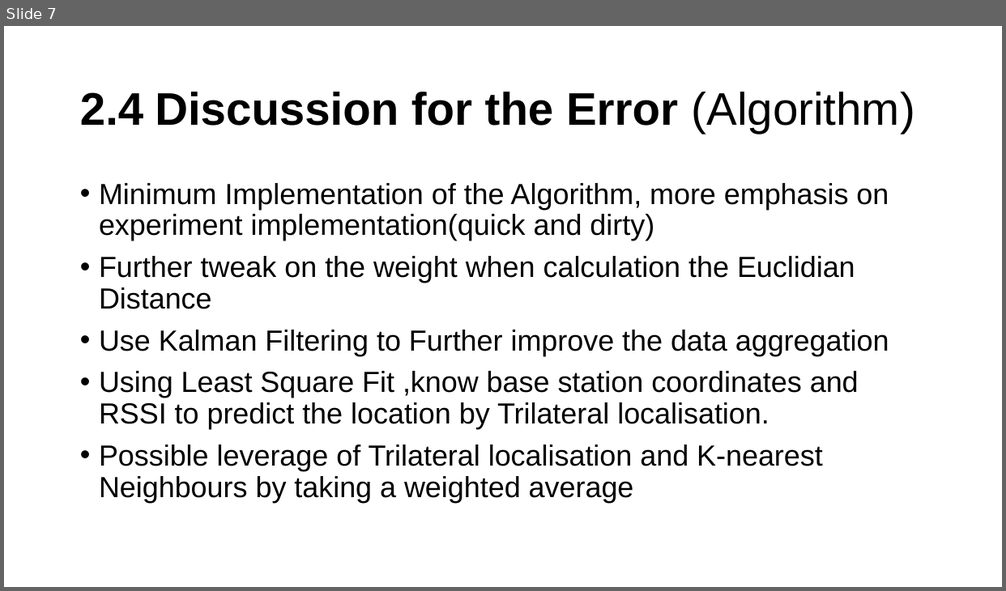
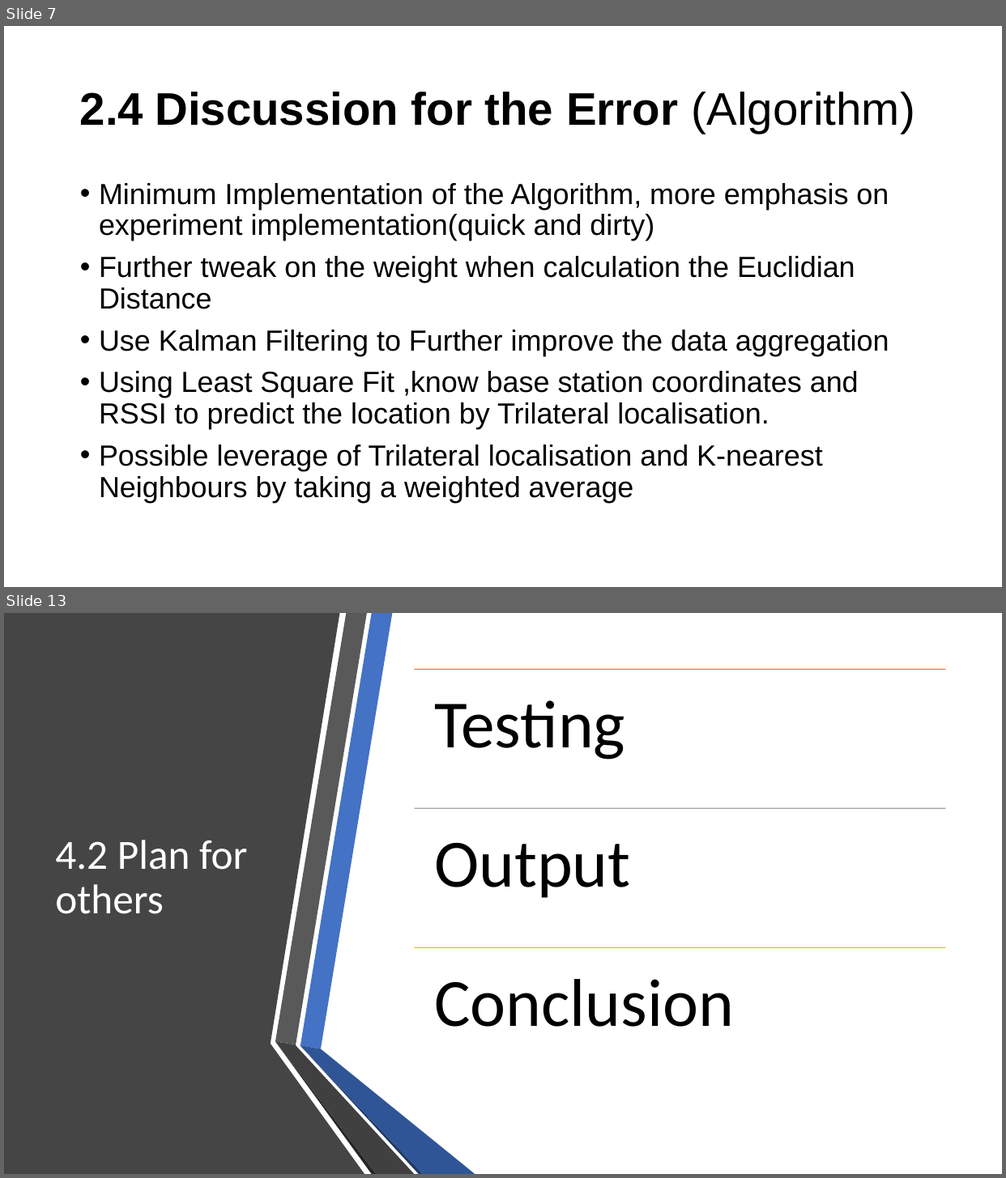
Before and after one commit to xzho2604/iot_project, a slide deck: report/iot_presentation2.pptx. Shown one above the other, each under a label of ours: slide 7 before the commit, slides 7 and 13 after it; the slides between them are not shown. The pictures are 1006x591 and 1006x1178 pixels, drawn with LibreOffice and Linux fonts; fonts in the diff are those of the drawing. Boxes give left, top, right and bottom in pixels: in the first picture for what was removed or moved away, otherwise in the second. Text is boxed around its words. In the diff, an @@ line names an element or a change of style, - is before the commit and + after.

```diff
--- a/report/iot_presentation2.pptx
+++ b/report/iot_presentation2.pptx
@@ slide 13 added at (4,613,1002,1174), background #FFFFFF @@
@@ freeform shape added at (4,613,364,1174), fill #454545 @@
@@ title added at (55,840,247,914), 40 pt, text #FFFFFF @@
+4.2 Plan for others
@@ group added at (414,669,946,1027): 3 lines, 3 texts @@
+Testing
+Output
+Conclusion
@@ group added at (275,613,475,1174): 6 freeform shapes @@
```
Also in this commit, not shown: 5 other slides added.
